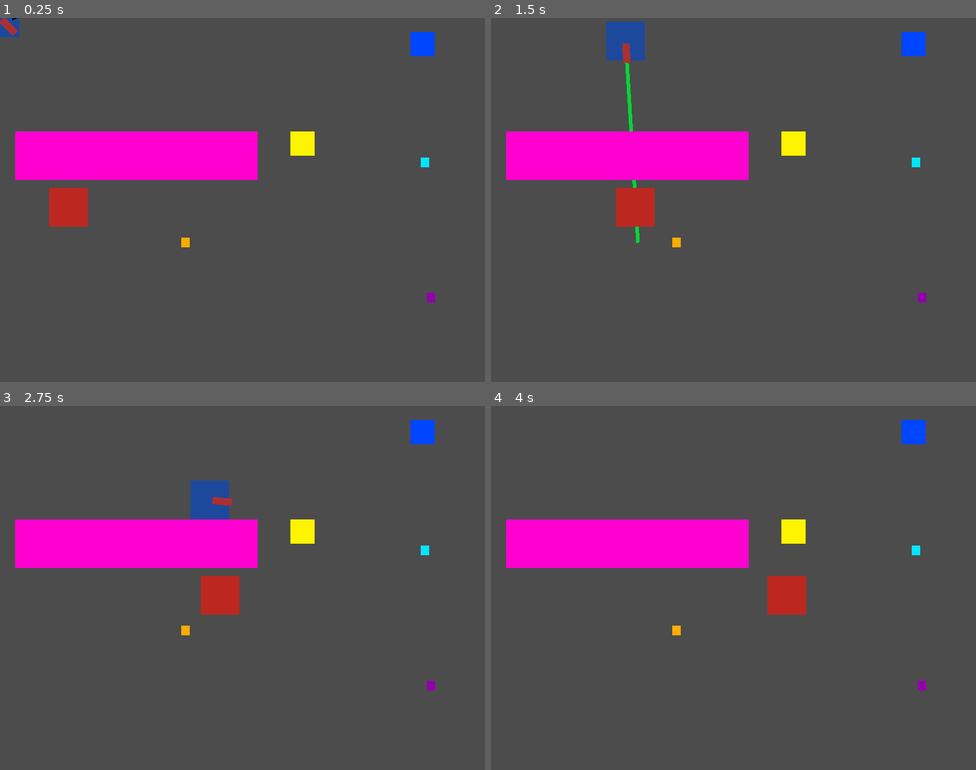
Above: before the commit, frames 1-4 (two rows, left to right).
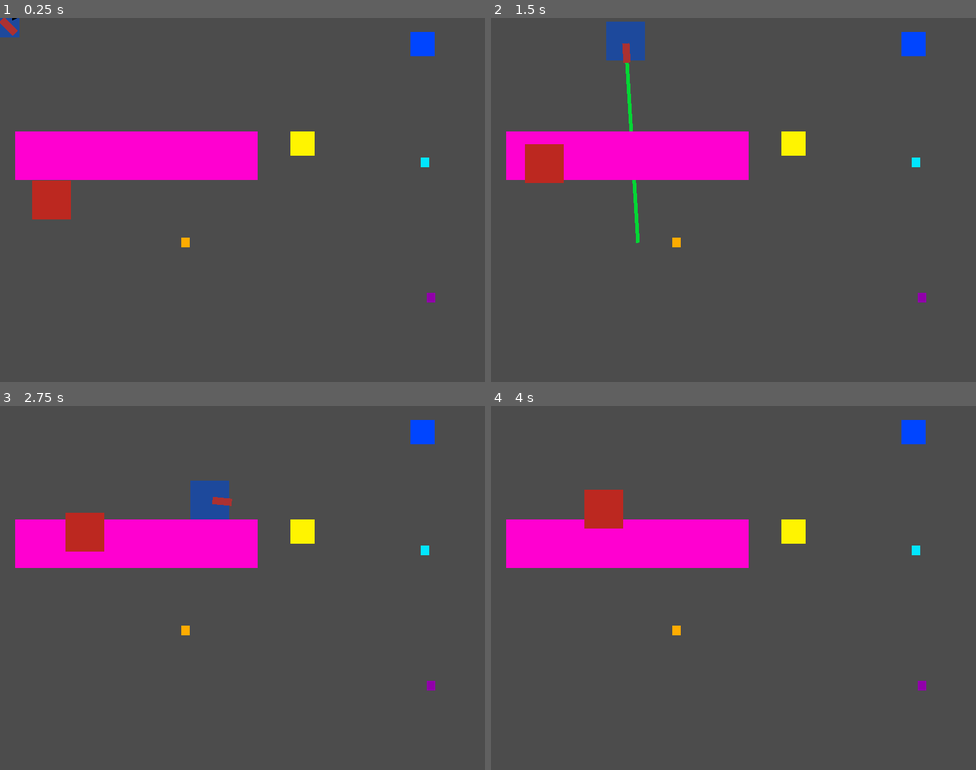
Above: after the commit, the same moments.

Repository: Hackerspace-IFUSP/Crossover_Jam_2021
Game: Godot game, scene res://Scenes/Game.tscn
The game is run twice, just before and just after one commit, with the same random seed, the same clock (stepped at 60 frames per second) and the same inputs.
Inputs (mouse positions are in pixels of both pictures, inside the frame that each line leads up to):
- Up to frame 1 (0.25 s): no input
- Up to frame 2 (1.5 s): move the mouse to (840, 181) at 0.52 s; hold Right (ui_right) 0.53-1.28 s; tap Space (dash) at 0.6 s; move the mouse to (636, 218) at 1.27 s; hold Down (ui_down) from 1.28 s (still down); click (636, 218) at 1.35 s
- Up to frame 3 (2.75 s): move the mouse to (291, 507) at 2.02 s; release Down (ui_down) at 2.03 s; hold Right (ui_right) from 2.03 s (still down); tap Space (dash) at 2.1 s
- Up to frame 4 (4 s): move the mouse to (709, 660) at 2.77 s; release Right (ui_right) at 2.78 s; hold Up (ui_up) 2.78-3.53 s; click (709, 660) at 2.85 s; move the mouse to (879, 642) at 3.52 s; hold Left (ui_left) from 3.53 s (still down); tap Space (dash) at 3.6 s

The runs differ from the first frame. In frame 1, 0.9% of the frame differs, in the area x 6-19%, y 44-58%; in frame 2, 1.7%, in the area x 7-34%, y 34-58%; in frame 3, 1.7%; in frame 4, 1.7%.

Commit message:
added: AI catching

Diff:
--- a/Scenes/Game.tscn
+++ b/Scenes/Game.tscn
@@ -285,6 +285,7 @@
 
 [node name="Enemy" parent="." instance=ExtResource( 5 )]
 position = Vector2( 88, 312 )
+speed = 50.0
 moves = [ Vector2( 500, 0 ), Vector2( 0, 200 ) ]
 
 [connection signal="timeout" from="Player/dash_timer" to="Player" method="_on_dash_timer_timeout"]
--- a/Scripts/Enemy.gd
+++ b/Scripts/Enemy.gd
@@ -2,6 +2,7 @@
 
 extends KinematicBody2D
 class_name Enemy
+
 
 # Define os estados que os inimigos podem estar: parado, patrulha ou ataque
 enum State { IDLING, PATROLLING, CATCHING }
@@ -10,21 +11,29 @@
 export var moves = []					# array de Vector2 descrevendo o deslocamento da patrulha
 
 var velocity: Vector2 = Vector2(0, 0)
-var state = State.PATROLLING			# estado
+var state = State.CATCHING			# estado
 var patrol: = [ 0, 1, Vector2() ]		# ( pontoAtual, sentido, proximaPosicao )
+
+onready var player = get_node('../Player')
+
 
 func _ready():
 	if self.state == State.PATROLLING: self.startPatrolling()
 	pass
 
 func _physics_process(delta):
-	move(delta)
+	self.move(delta)
 	pass
 
 # Lógica de movimentação
 func move(delta):
-	if self.state == State.PATROLLING: patrolling(delta)
-	move_and_slide(velocity, Vector2.UP)
+	if self.state == State.PATROLLING: self.patrolling(delta)
+	if self.state == State.CATCHING: self.catching(delta)
+
+	var collision = move_and_collide(self.velocity * delta)
+	if collision:
+		self.velocity = velocity.slide(collision.normal)
+
 	pass
 
 # Prepara entidade para começar a patrulhar
@@ -33,7 +42,7 @@
 	self.state = State.PATROLLING
 	pass
 
-# Lógica de patrulhamentos		TODO: deixar mais eficiente
+# Lógica de patrulha		TODO: deixar mais eficiente
 func patrolling(delta):
 	if position.distance_to(patrol[2]) < delta * speed:
 		var next = patrol[0] + patrol[1]
@@ -51,3 +60,8 @@
 	velocity = position.direction_to(patrol[2]) * speed
 
 	pass
+
+# Lógica de perseguição
+func catching(delta):
+	self.velocity = self.position.direction_to(player.global_position) * speed
+	pass
